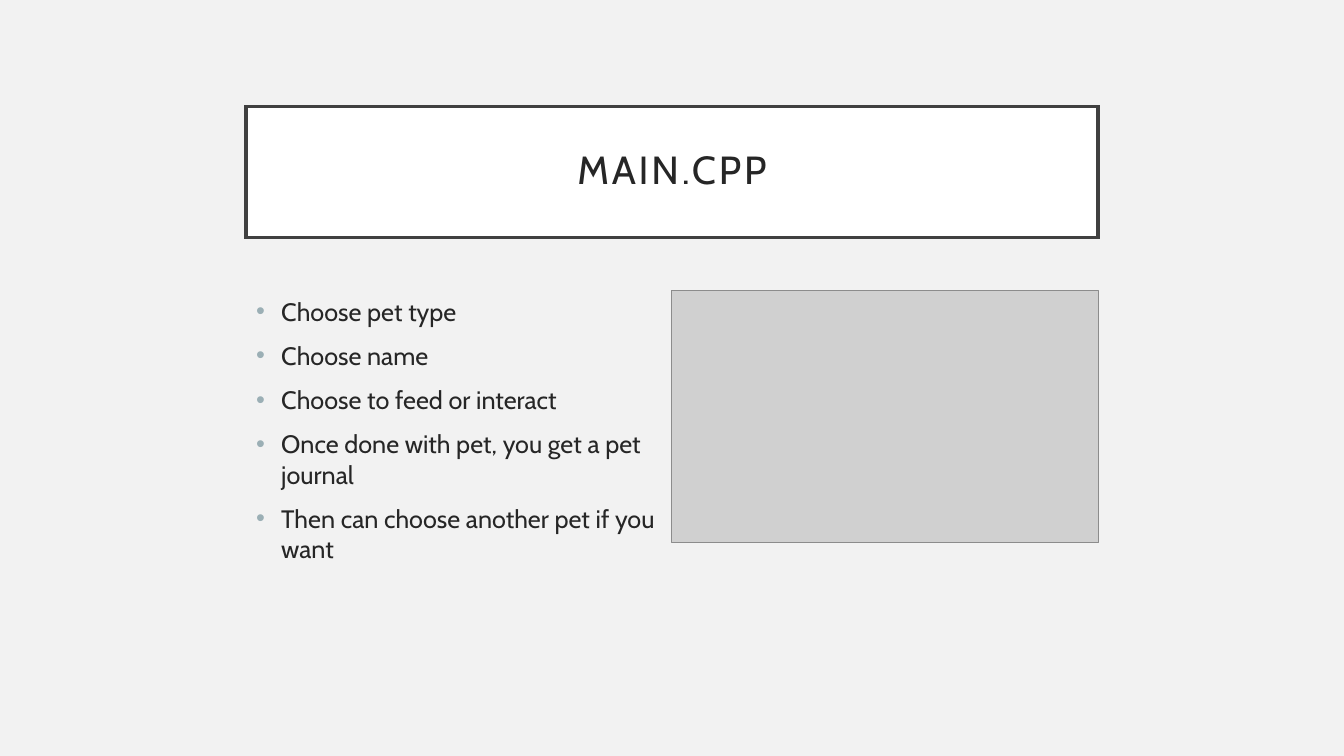
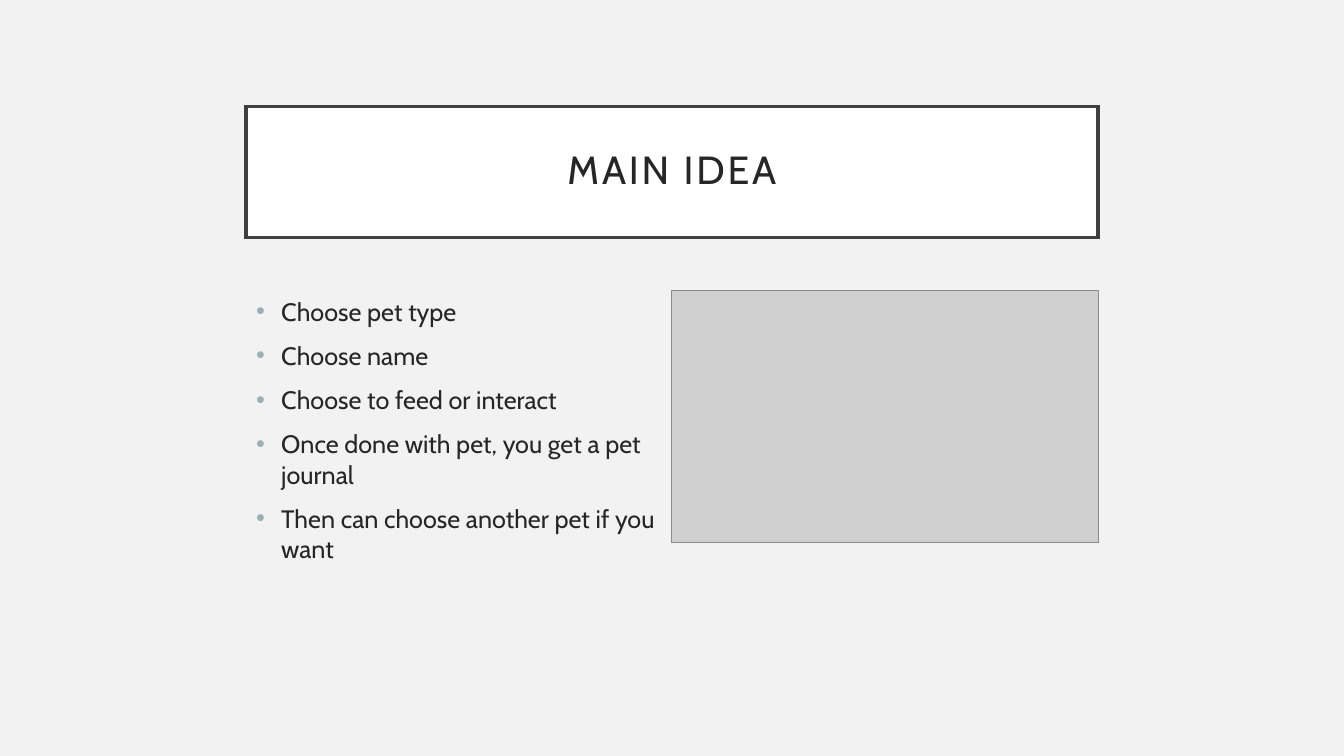
Before and after one commit to mariababs/tamagotchi, a slide deck: slide 6 of C++ Tamagotchi.pptx. Drawn at 1344x756 pixels with LibreOffice and Linux fonts; fonts in the diff are those of the drawing; grey boxes stand for pictures. Boxes give left, top, right and bottom in pixels: in the first picture for what was removed or moved away, otherwise in the second. Text is boxed around its words. In the diff, an @@ line names an element or a change of style, - is before the commit and + after.

```diff
--- a/C++ Tamagotchi.pptx
+++ b/C++ Tamagotchi.pptx
@@ title at (567, 156, 777, 184): text changed @@
-MAIN.CPP
+MAIN IDEA
```
